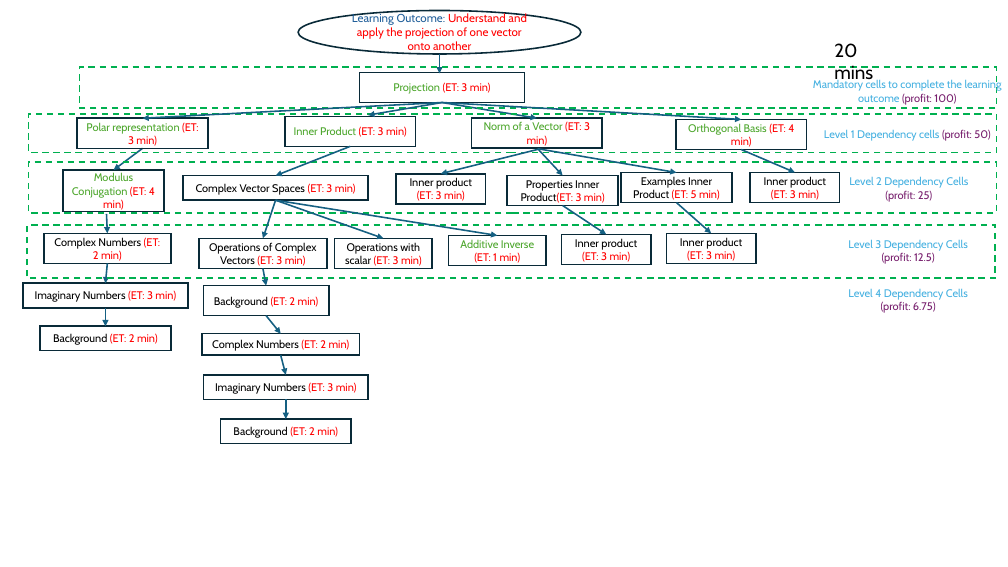
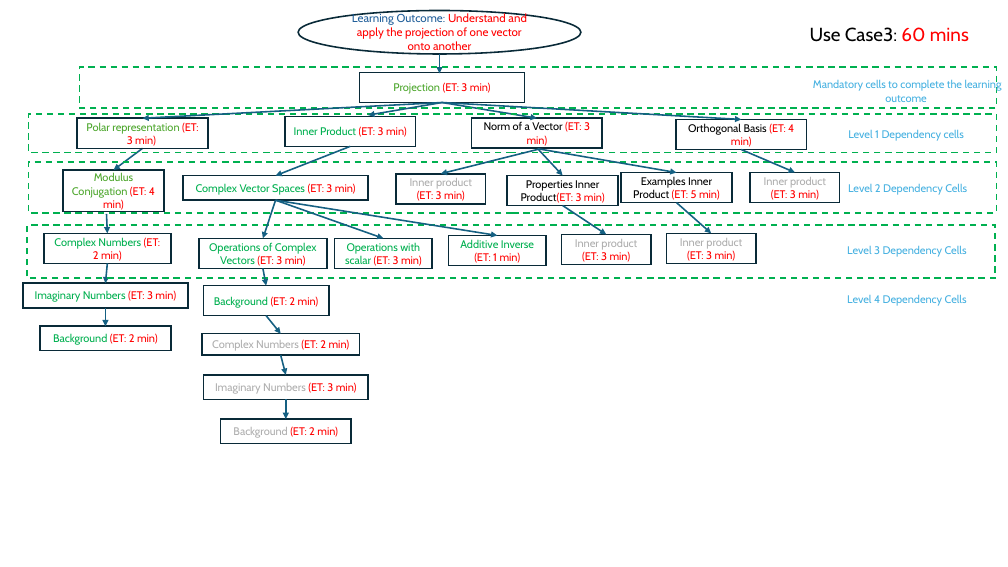
Before and after one commit to krishnapuja/QC_Notes, a slide deck: slide 4 of timing constraint implementation.pptx. Drawn at 1008x567 pixels with LibreOffice and Linux fonts; fonts in the diff are those of the drawing. Boxes give left, top, right and bottom in pixels: in the first picture for what was removed or moved away, otherwise in the second. Text is boxed around its words. In the diff, an @@ line names an element or a change of style, - is before the commit and + after.

```diff
--- a/timing constraint implementation.pptx
+++ b/timing constraint implementation.pptx
@@ text at bbox=[810, 27, 969, 42]: text changed @@
-20 mins
+Use Case3: 60 mins
@@ text at bbox=[813, 79, 1002, 102]: text changed @@
-Mandatory cells to complete the learning outcome (profit: 100)
+Mandatory cells to complete the learning outcome
@@ rectangle "Inner Product (ET: 3 min)" at bbox=[285, 116, 416, 147]: text colour #4EA72E to #00B050 in "Inner Product" @@
@@ rectangle "Norm of a Vector (ET: ..." at bbox=[472, 118, 603, 148]: text colour #4EA72E to #000000 in "Norm of a Vector" @@
@@ rectangle "Orthogonal Basis (ET: 4 min)" at bbox=[676, 119, 807, 150]: text colour #4EA72E to #000000 in "Orthogonal Basis" @@
@@ text at bbox=[848, 129, 964, 140]: text changed @@
-Level 1 Dependency cells (profit: 50)
+Level 1 Dependency cells
@@ rectangle "Complex Vector Spaces (ET: 3 ..." at bbox=[183, 175, 368, 200]: text colour #000000 to #00B050 in "Complex Vector Spaces" @@
@@ text at bbox=[848, 183, 967, 195]: text changed @@
-Level 2 Dependency Cells (profit: 25)
+Level 2 Dependency Cells
@@ rectangle "Complex Numbers (ET: 2 min)" at bbox=[44, 234, 171, 264]: text colour #000000 to #00B050 in "Complex Numbers" @@
@@ rectangle "Operations of Complex Vectors (ET: ..." at bbox=[199, 238, 327, 268]: text colour #000000 to #00B050 in "Operations of Complex Vectors" @@
@@ rectangle "Operations with scalar (ET: 3 ..." at bbox=[335, 238, 433, 268]: text colour #000000 to #00B050 in "Operations with scalar" @@
@@ rectangle "Additive Inverse (ET: 1 min)" at bbox=[448, 235, 546, 265]: text colour #4EA72E to #00B050 in "Additive Inverse" @@
@@ text colour #000000 to #AEAEAE in "Inner product" in 4 elements at bbox=[396, 174, 485, 204], bbox=[750, 172, 839, 203], bbox=[667, 234, 756, 264], bbox=[562, 234, 651, 265] @@
@@ text at bbox=[847, 245, 967, 257]: text changed @@
-Level 3 Dependency Cells (profit: 12.5)
+Level 3 Dependency Cells
@@ rectangle "Imaginary Numbers (ET: 3 min)" at bbox=[23, 284, 188, 308]: text colour #000000 to #00B050 in "Imaginary Numbers" @@
@@ rectangle "Background (ET: 2 min)" at bbox=[203, 286, 329, 316]: text colour #000000 to #00B050 in "Background" @@
@@ text at bbox=[847, 294, 967, 306]: text changed @@
-Level 4 Dependency Cells (profit: 6.75)
+Level 4 Dependency Cells
@@ rectangle "Background (ET: 2 min)" at bbox=[40, 326, 171, 350]: text colour #000000 to #00B050 in "Background" @@
@@ rectangle "Complex Numbers (ET: 2 min)" at bbox=[202, 333, 359, 355]: text colour #000000 to #AEAEAE in "Complex Numbers" @@
@@ rectangle "Imaginary Numbers (ET: 3 min)" at bbox=[203, 375, 368, 399]: text colour #000000 to #AEAEAE in "Imaginary Numbers" @@
@@ rectangle "Background (ET: 2 min)" at bbox=[221, 419, 352, 443]: text colour #000000 to #AEAEAE in "Background" @@
```
Also in this commit, not shown: 4 other slides changed, 3 slides added, 4 slides removed, 4 other files.
